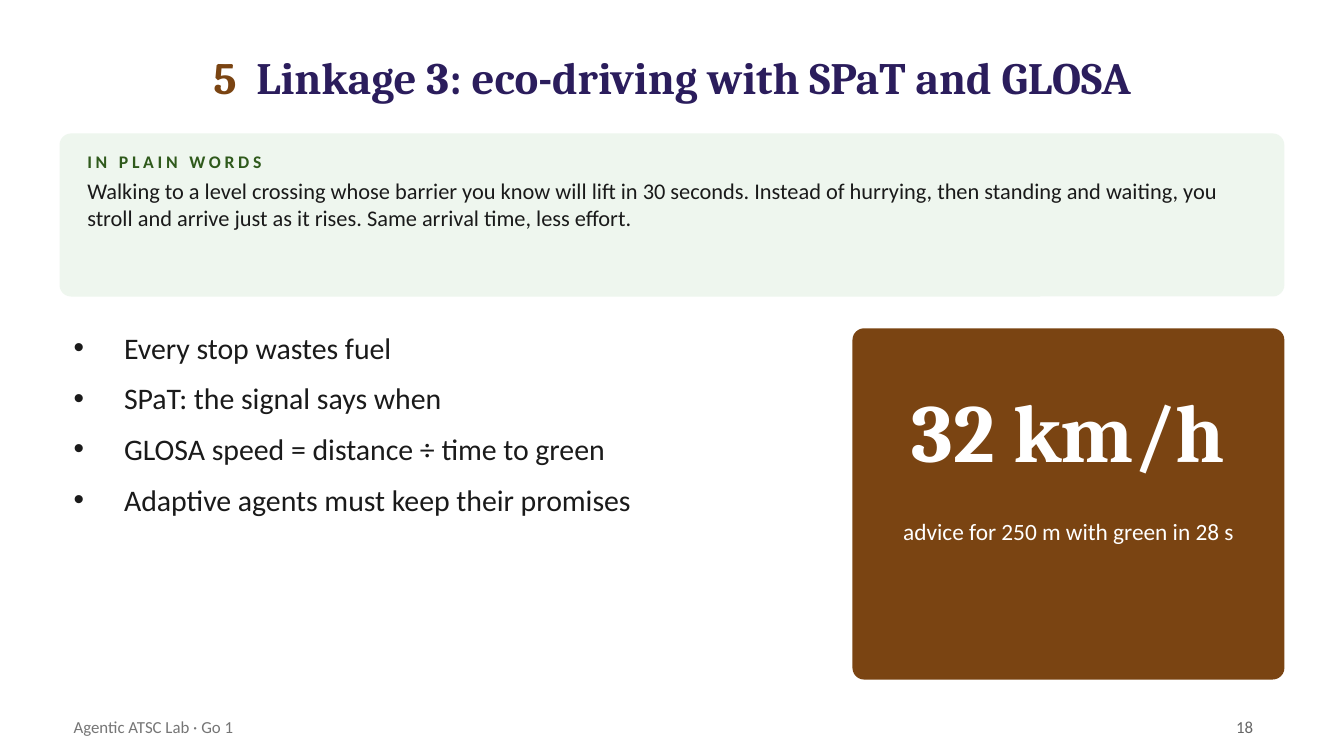
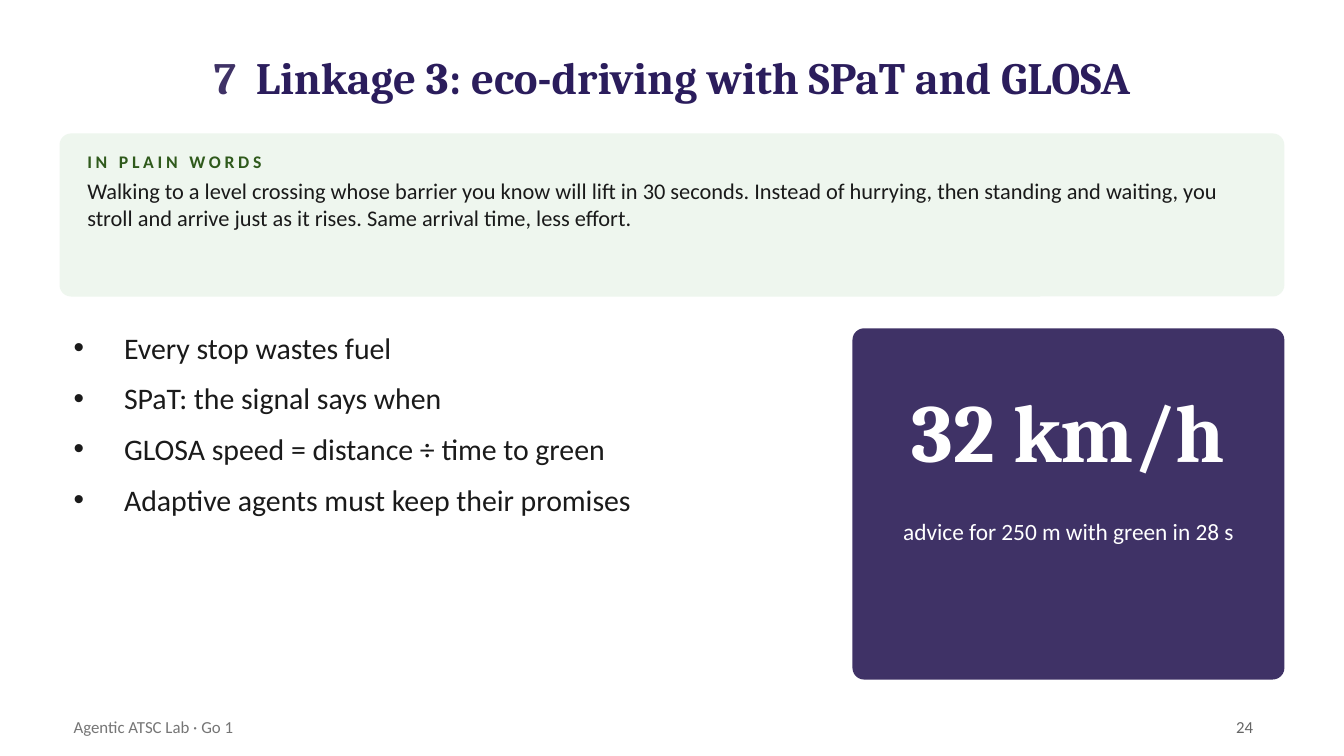
Before and after one commit to smrahmanbd/agentic-atsc-lab, a slide deck: slide 24 of docs/materials/AATSC_Go1_Lecture.pptx (slide 18 before the commit). Drawn at 1344x756 pixels with LibreOffice and Linux fonts; fonts in the diff are those of the drawing. Boxes give left, top, right and bottom in pixels: in the first picture for what was removed or moved away, otherwise in the second. Text is boxed around its words. In the diff, an @@ line names an element or a change of style, - is before the commit and + after.

```diff
--- a/docs/materials/AATSC_Go1_Lecture.pptx
+++ b/docs/materials/AATSC_Go1_Lecture.pptx
@@ title at bbox=[214, 63, 1130, 104]: text changed @@
-5 Linkage 3: eco-driving with SPaT and GLOSA
+7 Linkage 3: eco-driving with SPaT and GLOSA
@@ rounded rectangle at bbox=[853, 329, 1284, 679]: fill #7A4412 to #3F3266; outline #7A4412 1 pt to #3F3266 1 pt @@
@@ page number at bbox=[1236, 722, 1253, 733]: text changed @@
-18
+24
```
Also in this commit, not shown: 26 other slides changed, 6 slides added, 2 other files.
